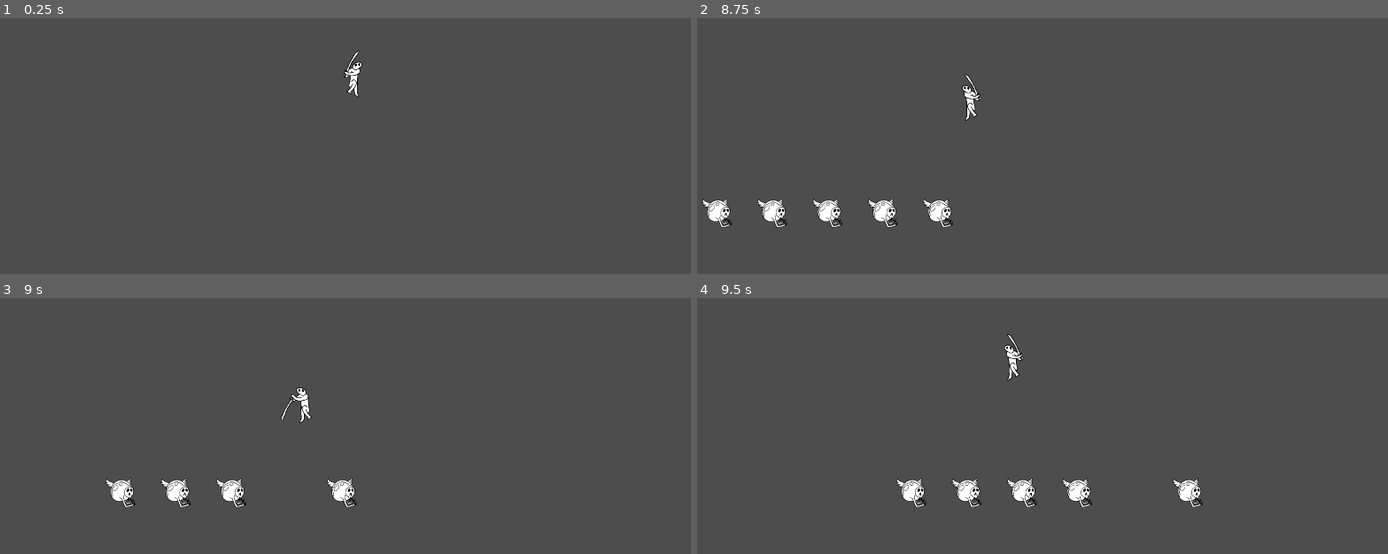
Above: before the commit, frames 1-4 (two rows, left to right).
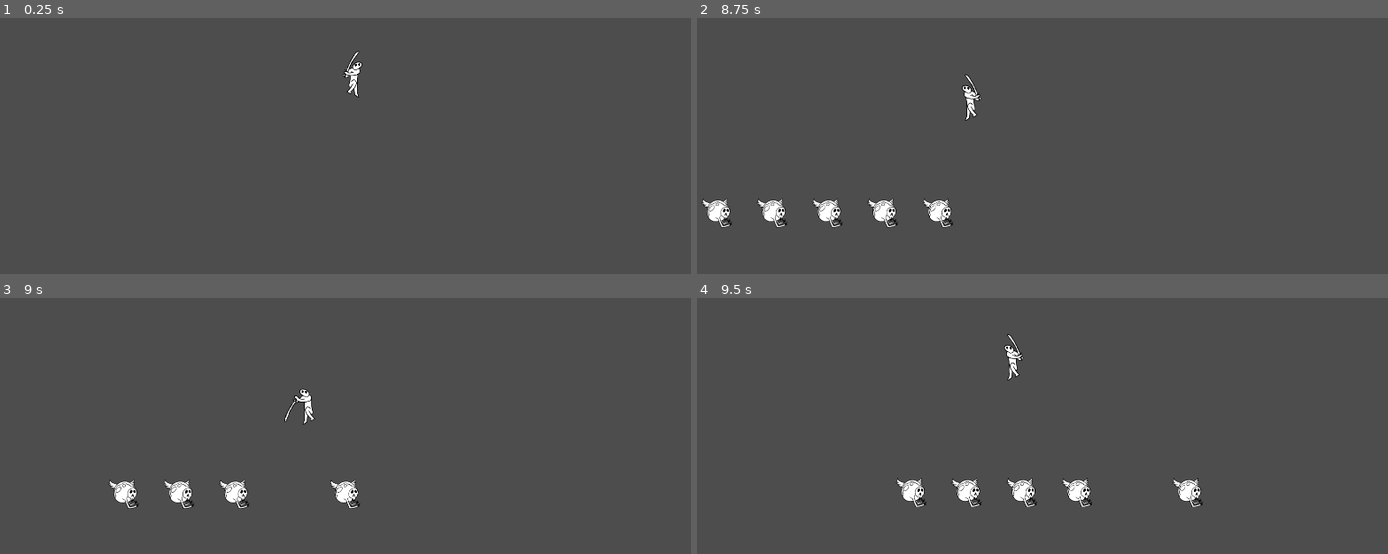
Above: after the commit, the same moments.

Repository: friedev/against-the-void
Game: Godot game, scene res://src/main.tscn
Same seed, same stepped clock (60 frames per second), same inputs: the game is played once before the commit and once after it.
Inputs:
- Up to frame 1 (0.25 s): no input
- Up to frame 2 (8.75 s): tap Enter at 0.5 s; hold D (move_right) 0.53-1.28 s; hold X (attack) 0.53-1.28 s; tap Z (jump) at 0.77, 1.52, 3.02, 3.77, 4.52, 6.02, 6.77, 7.52 s; hold A (move_left) 1.28-2.03 s; tap X (attack) every 1.5 s from 1.35 to 7.35 s; hold X (attack) 2.03-2.78 s; hold D (move_right) 2.03-3.53 s; hold X (attack) 3.53-4.28 s; hold A (move_left) 3.53-5.78 s; tap R (restart) at 4.15 s; hold X (attack) 5.03-5.78 s; hold D (move_right) 5.78-8.03 s; hold X (attack) 6.53-7.28 s; hold A (move_left) from 8.03 s (still down); hold X (attack) from 8.03 s (still down)
- Up to frame 3 (9 s): keep holding A (move_left); release X (attack) at 8.78 s; tap X (attack) at 8.85 s
- Up to frame 4 (9.5 s): keep holding A (move_left); tap Z (jump) at 9.02 s

Frames 1-2 are identical in both runs. In frame 3, 1.2% of the frame differs, in the area x 15-53%, y 34-83%; in frame 4, nothing differs.

Commit message:
Add screen shake

Diff:
--- a/src/enemy.gd
+++ b/src/enemy.gd
@@ -12,6 +12,7 @@
 
 func die() -> void:
 	death_sound.play()
+	SignalBus.screen_shake.emit(1.0)
 	queue_free()
 
 
--- a/src/main.gd
+++ b/src/main.gd
@@ -6,6 +6,3 @@
 
 func _on_node_spawned(node: Node) -> void:
 	add_child(node)
-
-func _on_sword_area_area_entered(area: Area2D) -> void:
-	pass # Replace with function body.
--- a/src/main.tscn
+++ b/src/main.tscn
@@ -11,6 +11,7 @@
 [ext_resource type="Script" path="res://src/smart_sound.gd" id="7_uewes"]
 [ext_resource type="PackedScene" uid="uid://dcsjkgjjpmdst" path="res://src/enemy.tscn" id="8_5mrjc"]
 [ext_resource type="AudioStream" uid="uid://cf5wkx8chpjt1" path="res://assets/sounds/jump.wav" id="8_uewes"]
+[ext_resource type="Script" uid="uid://c841a3h3xkybc" path="res://src/shake_camera.gd" id="9_kqbth"]
 
 [sub_resource type="SpriteFrames" id="SpriteFrames_5q4o7"]
 animations = [{
@@ -99,11 +100,15 @@
 stream = ExtResource("8_uewes")
 script = ExtResource("7_uewes")
 
-[node name="Camera2D" type="Camera2D" parent="Player" unique_id=291887697]
+[node name="ShakeCamera" type="Camera2D" parent="Player" unique_id=291887697]
 process_callback = 0
 limit_bottom = 0
 limit_smoothed = true
 position_smoothing_enabled = true
+script = ExtResource("9_kqbth")
+shake_rate = 1.0
+max_offset = 48.0
+shake_reduction = 3.0
 
 [node name="KillZone" type="Area2D" parent="." unique_id=845912716]
 collision_layer = 0
--- /dev/null
+++ b/src/shake_camera.gd
@@ -0,0 +1,35 @@
+class_name ShakeCamera extends Camera2D
+
+## Frequency of shakes.
+@export var shake_rate: float
+## Maximum camera offset, in pixels, at 1.0 shake amplitude.
+@export var max_offset: float
+## Amount by which shake amplitude decreases per second.
+@export var shake_reduction: float
+
+## Current shake amplitude.
+var shake := 0.0:
+	set(value):
+		shake = clamp(value, 0.0, 1.0)
+var noise := FastNoiseLite.new()
+
+
+func _ready() -> void:
+	noise.seed = randi()
+	SignalBus.screen_shake.connect(_on_screen_shake)
+
+
+func apply_shake(delta: float) -> void:
+	var noise_position := Time.get_ticks_msec() * shake_rate
+	var x := noise.get_noise_1d(noise_position)
+	var y := noise.get_noise_1d(-noise_position)
+	offset = Vector2(x, y) * max_offset * (shake ** 2)
+	shake -= shake_reduction * delta
+
+
+func _process(delta: float) -> void:
+	apply_shake(delta)
+
+
+func _on_screen_shake(new_shake: float) -> void:
+	shake = maxf(shake, new_shake)
--- a/src/signal_bus.gd
+++ b/src/signal_bus.gd
@@ -2,3 +2,4 @@
 
 @warning_ignore_start("unused_signal")
 signal node_spawned(node: Node)
+signal screen_shake(new_shake: float)
Not shown, added: src/shake_camera.gd.uid
